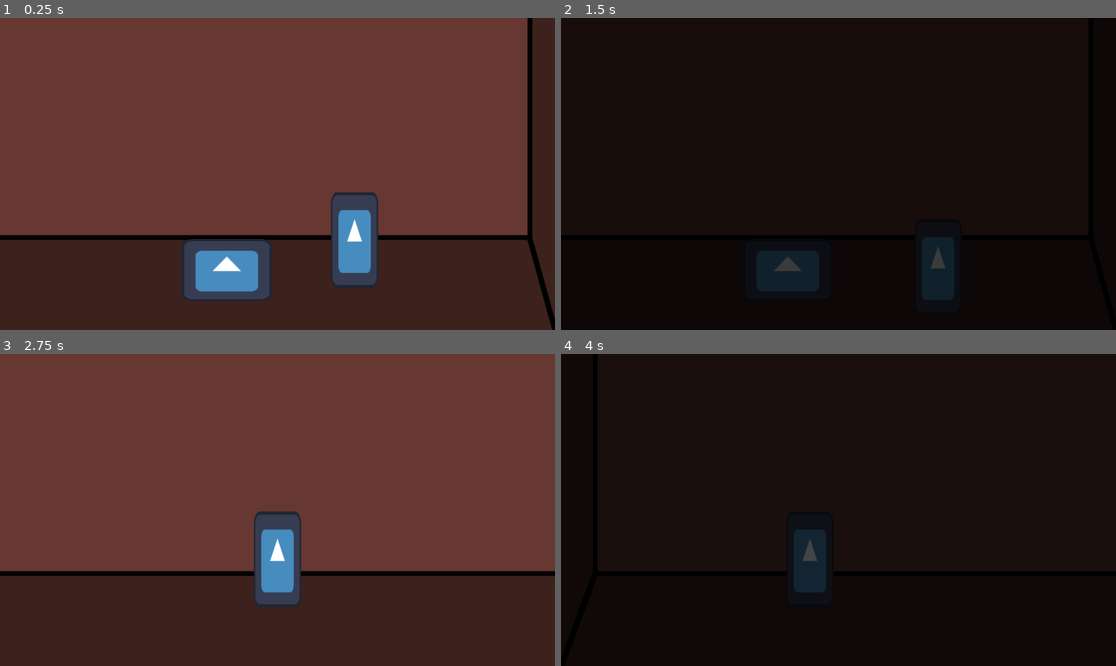
Above: before the commit, frames 1-4 (two rows, left to right).
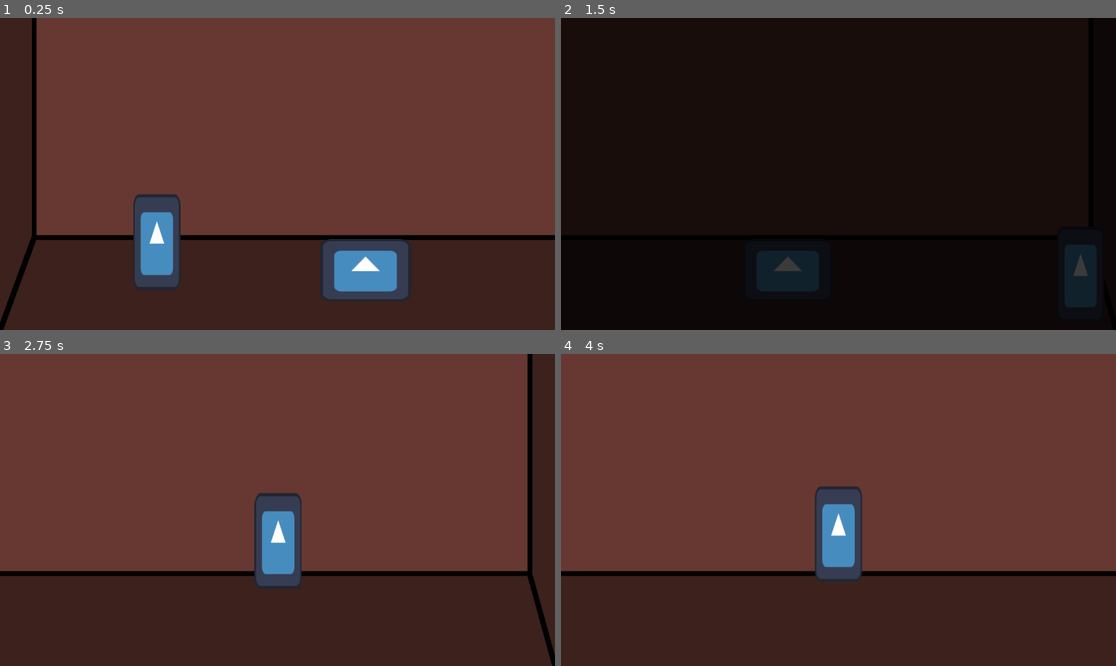
Above: after the commit, the same moments.

Repository: mwingerden/Eternal_Ringing
Game: Godot game, scene res://Scene/Areas/Detention_Classroom.tscn
The game is run twice, just before and just after one commit, with the same random seed, the same clock (stepped at 60 frames per second) and the same inputs. The engine's default icon, where the game draws it, is replaced by a stand-in: a white triangle on a blue panel in a dark square.
Inputs:
- Up to frame 1 (0.25 s): no input
- Up to frame 2 (1.5 s): tap Enter (ui_accept) at 0.5, 0.6, 0.77, 1.07, 1.35 s; hold Right (ui_right) 0.53-1.28 s; hold Down (ui_down) from 1.28 s (still down)
- Up to frame 3 (2.75 s): tap Enter (ui_accept) at 1.52, 1.82, 2.1 s; release Down (ui_down) at 2.03 s; hold Right (ui_right) from 2.03 s (still down)
- Up to frame 4 (4 s): release Right (ui_right) at 2.78 s; hold Up (ui_up) 2.78-3.53 s; tap Enter (ui_accept) at 2.85, 3.02, 3.32, 3.6, 3.77 s; hold Left (ui_left) from 3.53 s (still down)

The runs differ from the first frame. In frame 1, 19% of the frame differs, in the area x 0-100%, y 0-100%; in frame 2, 2.3%; in frame 3, 5.8%; in frame 4, 99%.

Commit message:
Appropriate spawning locations when changing scenes.

Diff:
--- a/Scene/Areas/school_hallway.tscn
+++ b/Scene/Areas/school_hallway.tscn
@@ -21,7 +21,7 @@
 polygon = PackedVector2Array(-2, 1802, 1, 1841, 3602, 1835, 3600, 1804, 3, 1805, 180, 1323, 3466, 1325, 3599, 1803, 3601, 5, 0, 5)
 
 [node name="Alex" parent="." instance=ExtResource("2_500mo")]
-position = Vector2(1397, 1494)
+position = Vector2(944, 1615)
 
 [node name="Camera2D" type="Camera2D" parent="Alex"]
 position = Vector2(0, -247)
--- a/Scene/scene_transition.tscn
+++ b/Scene/scene_transition.tscn
@@ -1,6 +1,21 @@
 [gd_scene load_steps=5 format=3 uid="uid://bsgxx6txtb4xf"]
 
-[ext_resource type="Script" path="res://Scene/scene_transition.gd" id="1_n5syi"]
+[ext_resource type="Script" path="res://Scripts/scene_transition.gd" id="1_n5syi"]
+
+[sub_resource type="Animation" id="Animation_247mr"]
+length = 0.001
+tracks/0/type = "value"
+tracks/0/imported = false
+tracks/0/enabled = true
+tracks/0/path = NodePath("ColorRect:color")
+tracks/0/interp = 1
+tracks/0/loop_wrap = true
+tracks/0/keys = {
+"times": PackedFloat32Array(0),
+"transitions": PackedFloat32Array(1),
+"update": 0,
+"values": [Color(0, 0, 0, 0)]
+}
 
 [sub_resource type="Animation" id="Animation_u1mt6"]
 resource_name = "dissolve"
@@ -16,21 +31,6 @@
 "transitions": PackedFloat32Array(1, 1),
 "update": 0,
 "values": [Color(0, 0, 0, 0), Color(0, 0, 0, 1)]
-}
-
-[sub_resource type="Animation" id="Animation_247mr"]
-length = 0.001
-tracks/0/type = "value"
-tracks/0/imported = false
-tracks/0/enabled = true
-tracks/0/path = NodePath("ColorRect:color")
-tracks/0/interp = 1
-tracks/0/loop_wrap = true
-tracks/0/keys = {
-"times": PackedFloat32Array(0),
-"transitions": PackedFloat32Array(1),
-"update": 0,
-"values": [Color(0, 0, 0, 0)]
 }
 
 [sub_resource type="AnimationLibrary" id="AnimationLibrary_c5mxj"]
--- a/Scripts/Utils.gd
+++ b/Scripts/Utils.gd
@@ -1,5 +1,15 @@
 extends Node
 
+enum SPAWN {CLASS_START, CLASS_DOOR, CLASS_HALLWAY}
+var new_spawn = SPAWN.CLASS_START
 var class_start_pos = Vector2(814, 1591)
-var class_door_spawn = Vector2(3389, 1619)
-var class_hallway_spawn = Vector2(1767, 1399)
+var class_door_pos = Vector2(3389, 1619)
+var class_hallway_pos = Vector2(1767, 1399)
+
+func set_player_pos():
+	if new_spawn == SPAWN.CLASS_START:
+		return class_start_pos
+	elif new_spawn == SPAWN.CLASS_DOOR:
+		return class_door_pos
+	elif new_spawn == SPAWN.CLASS_HALLWAY:
+		return class_hallway_pos
--- a/Scripts/fading_pines.gd
+++ b/Scripts/fading_pines.gd
@@ -6,19 +6,11 @@
 @onready var player = $Alex
 
 func _ready():
-	SignalManager.class_start.connect(class_start)
-	SignalManager.class_door.connect(class_door)
-	SignalManager.class_hallway_door.connect(class_hallway)
+	#SignalManager.class_start.connect(class_start)
+	player.position = Utils.set_player_pos()
 
-func class_start():
-	player.position = Utils.class_start_pos
-
-func class_door():
-	player.position = Utils.class_door_spawn
-
-func class_hallway():
-	print(Utils.class_hallway_spawn)
-	player.position = Utils.class_hallway_spawn
+#func class_start():
+	#Utils.new_spawn = Utils.SPAWN.CLASS_START
 
 @warning_ignore("unused_parameter")
 func _process(delta):
--- a/Scene/scene_transition.gd
+++ b/Scripts/scene_transition.gd
@@ -6,10 +6,10 @@
 	anim.play("dissolve")
 	await anim.animation_finished
 	get_tree().change_scene_to_file(target)
+	anim.play_backwards("dissolve")
 	match target:
 		"res://Scene/Areas/school_hallway.tscn":
-			SignalManager.class_hallway_door.emit()
+			Utils.new_spawn = Utils.SPAWN.CLASS_HALLWAY
 		"res://Scene/Areas/detention_classroom.tscn":
-			SignalManager.class_door.emit()
-	anim.play_backwards("dissolve")
+			Utils.new_spawn = Utils.SPAWN.CLASS_DOOR
 	await anim.animation_finished
